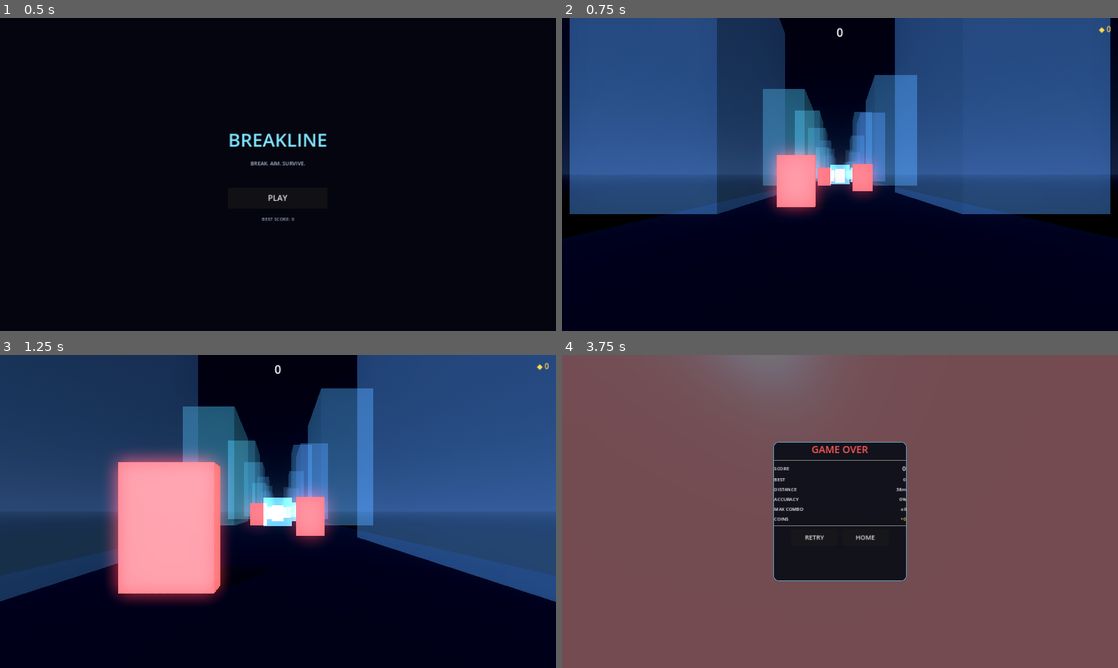
Above: before the commit, frames 1-4 (two rows, left to right).
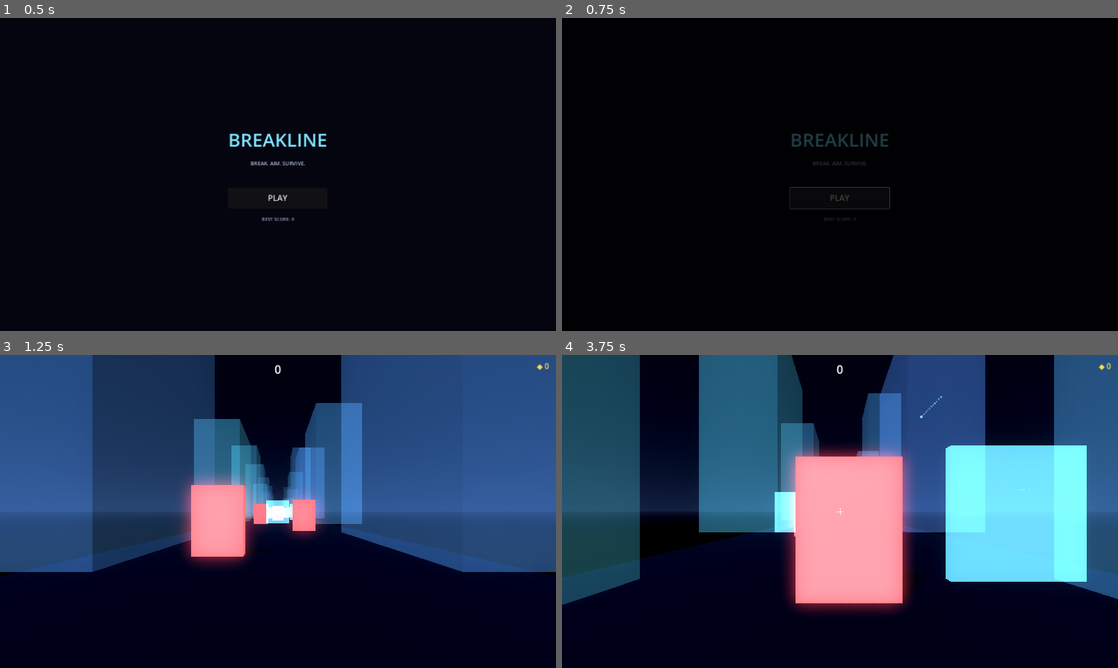
Above: after the commit, the same moments.

Repository: MUSTAFAKARA0/MUSTAFAKARA0
Game: Godot game, scene res://scenes/ui/MainMenu.tscn
Two runs of this game, one before a commit and one after it. Both use one fixed random seed, a clock stepped at 60 frames per second and the inputs below.
Inputs (mouse positions are in pixels of both pictures, inside the frame that each line leads up to):
- Up to frame 1 (0.5 s): no input
- Up to frame 2 (0.75 s): click "PLAY" at 0.5 s
- Up to frame 3 (1.25 s): no input
- Up to frame 4 (3.75 s): move the mouse to (962, 495) at 1.27 s; click (962, 495) at 1.42 s; drag from (728, 527) to (812, 574) at 2.02 s; move the mouse to (895, 442) at 2.77 s; click (895, 442) at 2.92 s; drag from (812, 574) to (673, 464) at 3.52 s

Frame 1 is identical in both runs. In frame 2, 62% of the frame differs, in the area x 0-100%, y 0-79%; in frame 3, 29%; in frame 4, 99%, in the area x 0-100%, y 0-100%.

Commit message:
Fix retry/game-over state bugs found in static review; add original SFX
Static review of the whole vertical slice (no Godot binary available in
this environment, so this is code-level review, not a runtime test) found
and fixed real bugs:

- ProjectileManager/FragmentManager are autoloads, so their pooled
  children (in-flight projectiles, still-falling glass shards) survived
  GameManager.retry()'s reload_current_scene() and kept animating,
  disconnected, in the freshly-reloaded level. Added
  force_return_to_pool()/force_deactivate() on Projectile/GlassFragment
  and return_all_active() on their managers, called before every reload.
- A finger already mid-drag when a run ended could leave InputManager's
  pointer-tracking stuck, silently eating the next tap after Retry.
  GameManager now explicitly disables/re-enables InputManager around the
  GAME_OVER <-> PLAYING transition instead of relying only on the Game
  Over panel's overlay to absorb input.
- FragmentManager's fragment pool could silently grow past its documented
  60-instance ceiling (grow-on-demand fallback); it's now a hard cap --
  a shatter that would exceed it just spawns fewer shards.
- LevelManager crashed if its LevelData resource failed to load; it now
  falls back to LevelData defaults with a logged error.
- Added a simple fade-to-black transition (GameManager) between Main
  Menu <-> Level so scene changes aren't an instant cut, and so a
  transition-in-progress can't be interrupted by a stray extra tap.

Also (Phase 2 groundwork): generated 12 original, license-free SFX with a
small stdlib synthesis script (tools/audio/generate_sfx.py -- sine/noise
envelopes, no samples) and wired the new categories (glass_crack,
combo_up, perfect_hit, obstacle_warning, game_over) into their real
gameplay triggers. Added a pooled impact-flash light to VFXManager for
glass hits. Fragment shards now get slight random scale variation instead
of being uniform.

Co-Authored-By: Claude Sonnet 5 <noreply@anthropic.com>
Claude-Session: https://claude.ai/code/session_01CgcjuDSkH1yknnrZASjxyA

Diff:
--- a/BREAKLINE/scripts/core/GameManager.gd
+++ b/BREAKLINE/scripts/core/GameManager.gd
@@ -22,8 +22,32 @@
 var coins_earned: int = 0
 var current_level_path: String = LEVEL_01_SCENE
 
+var _fade_layer: CanvasLayer
+var _fade_rect: ColorRect
+
 func _ready() -> void:
 	process_mode = Node.PROCESS_MODE_ALWAYS
+	_build_fade_overlay()
+
+func _build_fade_overlay() -> void:
+	_fade_layer = CanvasLayer.new()
+	_fade_layer.layer = 100
+	add_child(_fade_layer)
+
+	_fade_rect = ColorRect.new()
+	_fade_rect.color = Color(0.0, 0.0, 0.0, 0.0)
+	_fade_rect.mouse_filter = Control.MOUSE_FILTER_IGNORE
+	_fade_rect.set_anchors_preset(Control.PRESET_FULL_RECT)
+	_fade_layer.add_child(_fade_rect)
+
+## Fades the screen to/from black. While faded in (alpha > 0) the overlay
+## also blocks touch/mouse input, so it doubles as a scene-transition guard
+## against taps landing on whatever is loading underneath.
+func _fade_to(alpha: float, duration: float) -> void:
+	_fade_rect.mouse_filter = Control.MOUSE_FILTER_STOP if alpha > 0.0 else Control.MOUSE_FILTER_IGNORE
+	var tween := create_tween()
+	tween.tween_property(_fade_rect, "color:a", alpha, duration)
+	await tween.finished
 
 func start_run() -> void:
 	shots_fired = 0
@@ -32,6 +56,7 @@
 	coins_earned = 0
 	ScoreManager.reset()
 	ComboManager.reset()
+	InputManager.set_input_enabled(true)
 	_set_state(State.PLAYING)
 	run_started.emit()
 
@@ -53,6 +78,13 @@
 	if current_state != State.PLAYING:
 		return
 	_set_state(State.GAME_OVER)
+	# Locks out touch input immediately: without this, a finger already
+	# mid-drag when the run ends can leave InputManager's pointer-tracking
+	# stuck (see InputManager._active_pointer_id), silently eating the next
+	# tap after Retry even though the Game Over panel's Dim rect also
+	# blocks GUI input on top of it.
+	InputManager.set_input_enabled(false)
+	AudioManager.play_sfx("game_over")
 
 	var stats := {
 		"score": ScoreManager.score,
@@ -69,19 +101,39 @@
 ## Reloading/loading the level scene triggers that scene's own _ready(),
 ## which is responsible for calling start_run() once it has set itself up
 ## (see LevelManager.gd). GameManager only handles the transition itself.
+##
+## ProjectileManager/FragmentManager are autoloads, so their pooled
+## children (in-flight projectiles, still-falling glass shards) otherwise
+## survive reload_current_scene() and keep animating, disconnected, in the
+## freshly-reloaded level -- return_all_active() clears that before we
+## reload.
 func retry() -> void:
+	await _fade_to(1.0, 0.25)
+	ProjectileManager.return_all_active()
+	FragmentManager.return_all_active()
 	get_tree().paused = false
 	get_tree().reload_current_scene()
+	await get_tree().process_frame
+	await _fade_to(0.0, 0.25)
 
 func go_to_main_menu() -> void:
+	await _fade_to(1.0, 0.25)
+	InputManager.set_input_enabled(false)
+	ProjectileManager.return_all_active()
+	FragmentManager.return_all_active()
 	get_tree().paused = false
 	_set_state(State.MENU)
 	get_tree().change_scene_to_file(MAIN_MENU_SCENE)
+	await get_tree().process_frame
+	await _fade_to(0.0, 0.25)
 
 func go_to_level(level_path: String = "") -> void:
+	await _fade_to(1.0, 0.25)
 	if level_path != "":
 		current_level_path = level_path
 	get_tree().change_scene_to_file(current_level_path)
+	await get_tree().process_frame
+	await _fade_to(0.0, 0.25)
 
 func set_paused(paused: bool) -> void:
 	if current_state != State.PLAYING and paused:
--- a/BREAKLINE/scripts/gameplay/ComboManager.gd
+++ b/BREAKLINE/scripts/gameplay/ComboManager.gd
@@ -35,6 +35,11 @@
 	_timeout_timer.start(COMBO_TIMEOUT_SEC)
 	combo_changed.emit(combo, get_multiplier())
 
+	if combo >= 2:
+		AudioManager.play_sfx("combo_up")
+	if combo > 0 and combo % 5 == 0:
+		AudioManager.play_sfx("perfect_hit")
+
 func break_combo() -> void:
 	if combo == 0:
 		return
--- a/BREAKLINE/scripts/levels/LevelManager.gd
+++ b/BREAKLINE/scripts/levels/LevelManager.gd
@@ -17,6 +17,9 @@
 
 func _ready() -> void:
 	level_data = load(level_data_path)
+	if level_data == null:
+		push_error("LevelManager: failed to load LevelData at '%s', falling back to defaults." % level_data_path)
+		level_data = LevelData.new()
 
 	player.base_forward_speed = level_data.base_forward_speed
 	player.max_forward_speed = level_data.max_forward_speed
--- a/BREAKLINE/scripts/obstacles/ObstacleManager.gd
+++ b/BREAKLINE/scripts/obstacles/ObstacleManager.gd
@@ -72,6 +72,10 @@
 	instance.spawn_reset(Vector3(lane_positions[lane_index], obstacle_height, z))
 	if not _active.has(instance):
 		_active.append(instance)
+	# A quiet telegraph cue at spawn time (the obstacle is already
+	# spawn_lead_distance ahead, not on top of the player) rather than a
+	# jump-scare right before impact.
+	AudioManager.play_sfx("obstacle_warning", 0.5)
 
 func _recycle(obstacle: Obstacle) -> void:
 	if _active.has(obstacle):
--- a/BREAKLINE/scripts/projectiles/Projectile.gd
+++ b/BREAKLINE/scripts/projectiles/Projectile.gd
@@ -66,3 +66,10 @@
 	if not hit:
 		ComboManager.break_combo()
 	ProjectileManager.return_to_pool(self, _pool_key)
+
+## Called by ProjectileManager.return_all_active() when a run ends/retries.
+## Skips the "miss breaks combo" side effect since the run is already over.
+func force_return_to_pool() -> void:
+	if not visible:
+		return
+	_expire(true)
--- a/BREAKLINE/scripts/projectiles/ProjectileManager.gd
+++ b/BREAKLINE/scripts/projectiles/ProjectileManager.gd
@@ -51,3 +51,13 @@
 	if not _pools.has(key):
 		_pools[key] = []
 	_pools[key].append(instance)
+
+## Forces every in-flight projectile back into its pool. ProjectileManager
+## is an autoload, so its pooled children otherwise survive a level scene
+## reload (GameManager.retry()) and would keep flying through the new
+## scene -- this is called right before that reload.
+func return_all_active() -> void:
+	for child in get_children():
+		var projectile := child as Projectile
+		if projectile and projectile.visible:
+			projectile.force_return_to_pool()
--- a/BREAKLINE/scripts/targets/FragmentManager.gd
+++ b/BREAKLINE/scripts/targets/FragmentManager.gd
@@ -1,14 +1,18 @@
 extends Node3D
 ## FragmentManager
 ## Pools glass fragment RigidBody3D instances so shattering a target never
-## allocates new physics bodies at runtime and never leaves an unbounded
-## number of rigid bodies in the scene (see docs/PERFORMANCE.md).
+## allocates new physics bodies at runtime. POOL_SIZE is a hard device-
+## performance ceiling, not just a warm-start size: exactly POOL_SIZE
+## instances ever exist, shatter_at() never creates more, and a shatter
+## that would exceed the ceiling just spawns fewer shards instead of
+## growing the pool (see docs/PERFORMANCE.md). Lower POOL_SIZE first if a
+## target device struggles under heavy combo chains.
 
 const FRAGMENT_SCENE := preload("res://scenes/targets/GlassFragment.tscn")
 const POOL_SIZE := 60
 const FRAGMENTS_PER_SHATTER := 8
 
-var _pool: Array = []
+var _pool: Array[GlassFragment] = []
 
 func _ready() -> void:
 	for i in range(POOL_SIZE):
@@ -23,15 +27,22 @@
 
 func shatter_at(position: Vector3, base_color: Color, forward: Vector3, count: int = FRAGMENTS_PER_SHATTER) -> void:
 	for i in range(count):
-		var instance: GlassFragment
 		if _pool.is_empty():
-			instance = _spawn_instance()
-		else:
-			instance = _pool.pop_back()
-
+			break # hit the device-performance ceiling; fewer shards this time, never more instances
+		var instance: GlassFragment = _pool.pop_back()
 		var offset := Vector3(randf_range(-0.3, 0.3), randf_range(-0.3, 0.3), randf_range(-0.1, 0.1))
 		var impulse := (-forward * randf_range(1.5, 3.0)) + Vector3(randf_range(-2.0, 2.0), randf_range(0.5, 3.0), randf_range(-2.0, 2.0))
 		instance.activate(position + offset, impulse, base_color)
 
-func return_to_pool(instance: RigidBody3D) -> void:
+func return_to_pool(instance: GlassFragment) -> void:
 	_pool.append(instance)
+
+## Forces every currently-simulating fragment back into its pool. See the
+## matching note on ProjectileManager.return_all_active() -- FragmentManager
+## is an autoload, so without this, fragments still falling at the moment
+## of GameManager.retry() would keep falling in the reloaded scene.
+func return_all_active() -> void:
+	for child in get_children():
+		var fragment := child as GlassFragment
+		if fragment:
+			fragment.force_deactivate()
--- a/BREAKLINE/scripts/targets/GlassFragment.gd
+++ b/BREAKLINE/scripts/targets/GlassFragment.gd
@@ -19,6 +19,7 @@
 func activate(world_position: Vector3, impulse: Vector3, color: Color) -> void:
 	global_position = world_position
 	rotation = Vector3(randf_range(0, TAU), randf_range(0, TAU), randf_range(0, TAU))
+	scale = Vector3.ONE * randf_range(0.6, 1.4)
 	linear_velocity = Vector3.ZERO
 	angular_velocity = Vector3.ZERO
 	freeze = false
@@ -51,3 +52,10 @@
 	freeze = true
 	visible = false
 	FragmentManager.return_to_pool(self)
+
+## Called by FragmentManager.return_all_active() when a run ends/retries,
+## since FragmentManager is an autoload and its pooled children otherwise
+## survive a level scene reload (GameManager.retry()).
+func force_deactivate() -> void:
+	if _active:
+		_deactivate()
--- a/BREAKLINE/scripts/targets/GlassTarget.gd
+++ b/BREAKLINE/scripts/targets/GlassTarget.gd
@@ -74,9 +74,11 @@
 		_collision.disabled = true
 
 	FragmentManager.shatter_at(hit_position, glass_color, hit_normal)
+	VFXManager.spawn_impact_flash(hit_position, glass_color)
 	VFXManager.spawn_burst(hit_position, glass_color)
 	VFXManager.request_camera_shake(0.18, 0.1)
 	VFXManager.trigger_haptic(0.5)
+	AudioManager.play_sfx("glass_crack")
 	AudioManager.play_sfx("glass_shatter")
 
 	if target_type == TargetType.FAKE:
--- a/BREAKLINE/scripts/vfx/VFXManager.gd
+++ b/BREAKLINE/scripts/vfx/VFXManager.gd
@@ -8,15 +8,24 @@
 signal hit_flash_requested(world_position: Vector3)
 
 const POOL_SIZE := 16
+const FLASH_POOL_SIZE := 6
 
 var _pool: Array[CPUParticles3D] = []
 var _pool_index: int = 0
+
+var _flash_pool: Array[OmniLight3D] = []
+var _flash_pool_index: int = 0
 
 func _ready() -> void:
 	for i in range(POOL_SIZE):
 		var particles := _build_particle_node()
 		add_child(particles)
 		_pool.append(particles)
+
+	for i in range(FLASH_POOL_SIZE):
+		var light := _build_flash_light()
+		add_child(light)
+		_flash_pool.append(light)
 
 func _build_particle_node() -> CPUParticles3D:
 	var p := CPUParticles3D.new()
@@ -34,6 +43,27 @@
 	p.scale_amount_max = 0.12
 	p.mesh = BoxMesh.new()
 	return p
+
+func _build_flash_light() -> OmniLight3D:
+	var light := OmniLight3D.new()
+	light.light_energy = 0.0
+	light.omni_range = 4.0
+	light.shadow_enabled = false
+	return light
+
+## Instant bright pop of light at the impact point that decays over
+## `duration` -- the "something just happened here" read that a particle
+## burst alone is too slow to sell. Pooled the same way as spawn_burst().
+func spawn_impact_flash(world_position: Vector3, color: Color, energy: float = 6.0, duration: float = 0.12) -> void:
+	var light := _flash_pool[_flash_pool_index]
+	_flash_pool_index = (_flash_pool_index + 1) % _flash_pool.size()
+
+	light.global_position = world_position
+	light.light_color = color
+	light.light_energy = energy
+
+	var tween := create_tween()
+	tween.tween_property(light, "light_energy", 0.0, duration)
 
 ## Spawns a one-shot particle burst at world_position using color.
 ## color_variance widens the hue slightly for more natural fragments.
Not shown, removed: BREAKLINE/assets/audio/sfx/.gitkeep
Not shown, added: BREAKLINE/assets/audio/sfx/button_click.wav
Not shown, added: BREAKLINE/assets/audio/sfx/combo_up.wav
Not shown, added: BREAKLINE/assets/audio/sfx/game_over.wav
Not shown, added: BREAKLINE/assets/audio/sfx/glass_crack.wav
Not shown, added: BREAKLINE/assets/audio/sfx/glass_shatter.wav
Not shown, added: BREAKLINE/assets/audio/sfx/level_complete.wav
Not shown, added: BREAKLINE/assets/audio/sfx/obstacle_collision.wav
Not shown, added: BREAKLINE/assets/audio/sfx/obstacle_warning.wav
Not shown, added: BREAKLINE/assets/audio/sfx/perfect_hit.wav
Not shown, added: BREAKLINE/assets/audio/sfx/projectile_fire.wav
Not shown, added: BREAKLINE/assets/audio/sfx/reward.wav
(and 3 more such lines)
